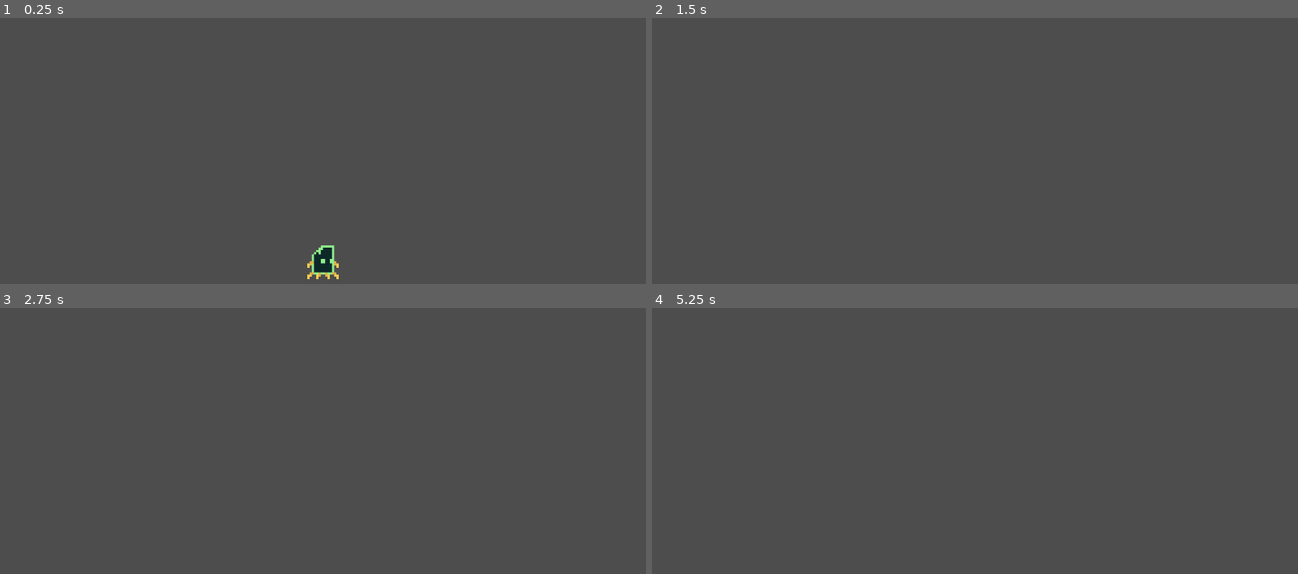
Above: before the commit, frames 1-4 (two rows, left to right).
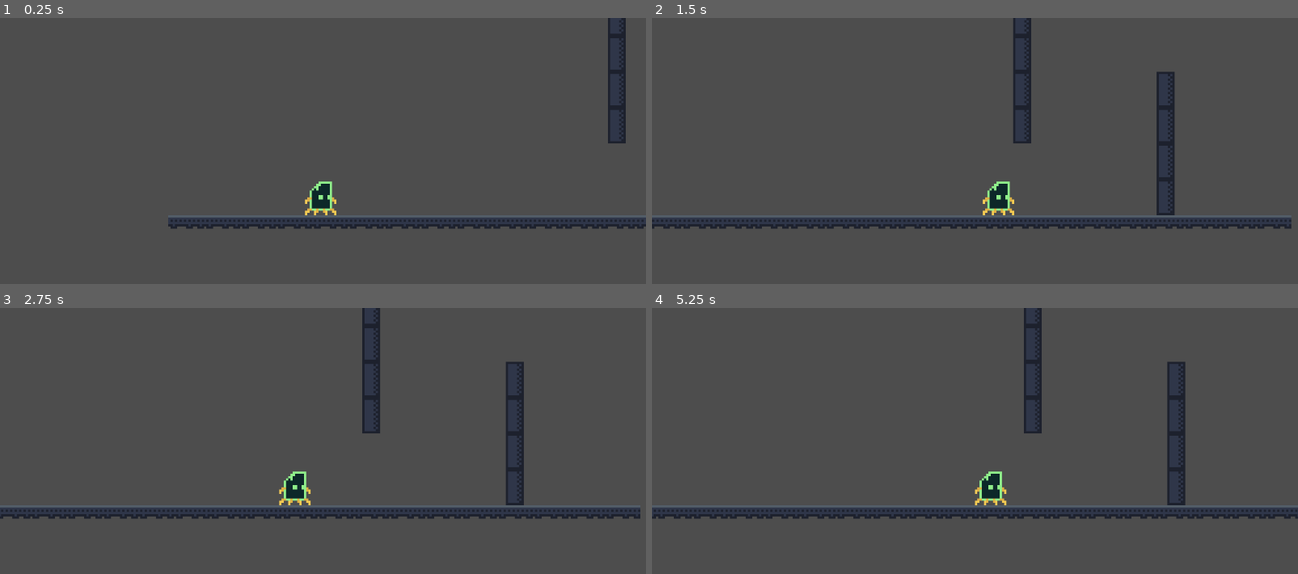
Above: after the commit, the same moments.

Repository: thenightness/Re-Boot
Game: Godot game, scene res://scenes/game.tscn
Two runs of this game, one before a commit and one after it. Both use one fixed random seed, a clock stepped at 60 frames per second and the inputs below.
Inputs:
- Up to frame 1 (0.25 s): no input
- Up to frame 2 (1.5 s): tap Enter (ui_accept) at 0.5, 0.6, 0.77, 1.07, 1.35 s; hold Right (ui_right) from 0.53 s (still down)
- Up to frame 3 (2.75 s): tap Enter (ui_accept) at 1.52, 1.82, 2.1 s; release Right (ui_right) at 2.03 s; hold Left (ui_left) from 2.03 s (still down)
- Up to frame 4 (5.25 s): release Left (ui_left) at 2.78 s; hold Right (ui_right) 2.78-4.28 s; tap Enter (ui_accept) at 2.85, 3.02, 3.32, 3.6, 3.77, 4.07, 4.25, 4.35, 4.52, 4.82, 5.1 s; hold Left (ui_left) 4.28-5.03 s; hold Right (ui_right) from 5.03 s (still down)

The runs differ from the first frame. In frame 1, 5.5% of the frame differs, in the area x 26-100%, y 0-99%; in frame 2, 7.6%; in frame 3, 7.6%; in frame 4, 7.7%, in the area x 0-100%, y 0-80%.

Commit message:
added wall_jump

Diff:
--- a/project.godot
+++ b/project.godot
@@ -15,9 +15,38 @@
 config/features=PackedStringArray("4.6", "GL Compatibility")
 config/icon="res://icon.svg"
 
+[input]
+
+ui_left={
+"deadzone": 0.5,
+"events": [Object(InputEventKey,"resource_local_to_scene":false,"resource_name":"","device":0,"window_id":0,"alt_pressed":false,"shift_pressed":false,"ctrl_pressed":false,"meta_pressed":false,"pressed":false,"keycode":4194319,"physical_keycode":0,"key_label":0,"unicode":0,"location":0,"echo":false,"script":null)
+, Object(InputEventJoypadButton,"resource_local_to_scene":false,"resource_name":"","device":-1,"button_index":13,"pressure":0.0,"pressed":false,"script":null)
+, Object(InputEventJoypadMotion,"resource_local_to_scene":false,"resource_name":"","device":-1,"axis":0,"axis_value":-1.0,"script":null)
+, Object(InputEventKey,"resource_local_to_scene":false,"resource_name":"","device":-1,"window_id":0,"alt_pressed":false,"shift_pressed":false,"ctrl_pressed":false,"meta_pressed":false,"pressed":false,"keycode":0,"physical_keycode":65,"key_label":0,"unicode":97,"location":0,"echo":false,"script":null)
+]
+}
+ui_right={
+"deadzone": 0.5,
+"events": [Object(InputEventKey,"resource_local_to_scene":false,"resource_name":"","device":0,"window_id":0,"alt_pressed":false,"shift_pressed":false,"ctrl_pressed":false,"meta_pressed":false,"pressed":false,"keycode":4194321,"physical_keycode":0,"key_label":0,"unicode":0,"location":0,"echo":false,"script":null)
+, Object(InputEventJoypadButton,"resource_local_to_scene":false,"resource_name":"","device":-1,"button_index":14,"pressure":0.0,"pressed":false,"script":null)
+, Object(InputEventJoypadMotion,"resource_local_to_scene":false,"resource_name":"","device":-1,"axis":0,"axis_value":1.0,"script":null)
+, Object(InputEventKey,"resource_local_to_scene":false,"resource_name":"","device":-1,"window_id":0,"alt_pressed":false,"shift_pressed":false,"ctrl_pressed":false,"meta_pressed":false,"pressed":false,"keycode":0,"physical_keycode":68,"key_label":0,"unicode":100,"location":0,"echo":false,"script":null)
+]
+}
+ui_up={
+"deadzone": 0.5,
+"events": [Object(InputEventKey,"resource_local_to_scene":false,"resource_name":"","device":0,"window_id":0,"alt_pressed":false,"shift_pressed":false,"ctrl_pressed":false,"meta_pressed":false,"pressed":false,"keycode":4194320,"physical_keycode":0,"key_label":0,"unicode":0,"location":0,"echo":false,"script":null)
+, Object(InputEventJoypadButton,"resource_local_to_scene":false,"resource_name":"","device":-1,"button_index":11,"pressure":0.0,"pressed":false,"script":null)
+, Object(InputEventJoypadMotion,"resource_local_to_scene":false,"resource_name":"","device":-1,"axis":1,"axis_value":-1.0,"script":null)
+, Object(InputEventKey,"resource_local_to_scene":false,"resource_name":"","device":-1,"window_id":0,"alt_pressed":false,"shift_pressed":false,"ctrl_pressed":false,"meta_pressed":false,"pressed":false,"keycode":0,"physical_keycode":87,"key_label":0,"unicode":119,"location":0,"echo":false,"script":null)
+, Object(InputEventKey,"resource_local_to_scene":false,"resource_name":"","device":-1,"window_id":0,"alt_pressed":false,"shift_pressed":false,"ctrl_pressed":false,"meta_pressed":false,"pressed":false,"keycode":0,"physical_keycode":32,"key_label":0,"unicode":32,"location":0,"echo":false,"script":null)
+]
+}
+
 [physics]
 
 3d/physics_engine="Jolt Physics"
+common/physics_interpolation=true
 
 [rendering]
 
--- a/scenes/game.tscn
+++ b/scenes/game.tscn
@@ -1,14 +1,442 @@
 [gd_scene format=3 uid="uid://clx33ufm8kd11"]
 
 [ext_resource type="PackedScene" uid="uid://dva32xow3m0le" path="res://scenes/player.tscn" id="1_uwrxv"]
+[ext_resource type="Texture2D" uid="uid://bumqay0hpaska" path="res://assets/sprites/factory.png" id="2_yqjtg"]
+
+[sub_resource type="TileSetAtlasSource" id="TileSetAtlasSource_lnu2h"]
+texture = ExtResource("2_yqjtg")
+0:0/0 = 0
+1:0/0 = 0
+2:0/0 = 0
+3:0/0 = 0
+4:0/0 = 0
+5:0/0 = 0
+6:0/0 = 0
+7:0/0 = 0
+8:0/0 = 0
+9:0/0 = 0
+10:0/0 = 0
+11:0/0 = 0
+12:0/0 = 0
+13:0/0 = 0
+14:0/0 = 0
+15:0/0 = 0
+16:0/0 = 0
+17:0/0 = 0
+18:0/0 = 0
+18:0/0/physics_layer_0/polygon_0/points = PackedVector2Array(8, -8, 8, -4, -8, -4, -8, -8)
+19:0/0 = 0
+20:0/0 = 0
+21:0/0 = 0
+22:0/0 = 0
+23:0/0 = 0
+24:0/0 = 0
+0:1/0 = 0
+1:1/0 = 0
+2:1/0 = 0
+3:1/0 = 0
+4:1/0 = 0
+5:1/0 = 0
+6:1/0 = 0
+7:1/0 = 0
+8:1/0 = 0
+9:1/0 = 0
+10:1/0 = 0
+11:1/0 = 0
+12:1/0 = 0
+13:1/0 = 0
+14:1/0 = 0
+15:1/0 = 0
+18:1/0 = 0
+18:1/0/physics_layer_0/polygon_0/points = PackedVector2Array(8, -8, 8, -4, -8, -4, -8, -8)
+19:1/0 = 0
+20:1/0 = 0
+20:1/0/physics_layer_0/polygon_0/points = PackedVector2Array(-8, -8, 8, -8, 8, -4, 4, -4, 4, 8, -4, 8, -4, -4, -8, -4)
+21:1/0 = 0
+22:1/0 = 0
+23:1/0 = 0
+24:1/0 = 0
+0:2/0 = 0
+1:2/0 = 0
+2:2/0 = 0
+3:2/0 = 0
+4:2/0 = 0
+8:2/0 = 0
+9:2/0 = 0
+10:2/0 = 0
+11:2/0 = 0
+12:2/0 = 0
+13:2/0 = 0
+14:2/0 = 0
+15:2/0 = 0
+15:2/0/physics_layer_0/polygon_0/points = PackedVector2Array(8, -8, 8, -4, -8, -4, -8, -8)
+16:2/0 = 0
+17:2/0 = 0
+18:2/0 = 0
+19:2/0 = 0
+20:2/0 = 0
+20:2/0/physics_layer_0/polygon_0/points = PackedVector2Array(-8, -8, 8, -8, 8, -4, 4, -4, 4, 8, -4, 8, -4, -4, -8, -4)
+21:2/0 = 0
+22:2/0 = 0
+23:2/0 = 0
+24:2/0 = 0
+25:2/0 = 0
+0:3/0 = 0
+1:3/0 = 0
+2:3/0 = 0
+3:3/0 = 0
+4:3/0 = 0
+8:3/0 = 0
+9:3/0 = 0
+10:3/0 = 0
+11:3/0 = 0
+12:3/0 = 0
+13:3/0 = 0
+14:3/0 = 0
+15:3/0 = 0
+15:3/0/physics_layer_0/polygon_0/points = PackedVector2Array(8, -8, 8, -4, -8, -4, -8, -8)
+16:3/0 = 0
+17:3/0 = 0
+18:3/0 = 0
+19:3/0 = 0
+20:3/0 = 0
+20:3/0/physics_layer_0/polygon_0/points = PackedVector2Array(4, -8, 4, 8, -4, 8, -4, -8)
+21:3/0 = 0
+22:3/0 = 0
+23:3/0 = 0
+24:3/0 = 0
+25:3/0 = 0
+0:4/0 = 0
+2:4/0 = 0
+3:4/0 = 0
+4:4/0 = 0
+8:4/0 = 0
+9:4/0 = 0
+10:4/0 = 0
+11:4/0 = 0
+12:4/0 = 0
+13:4/0 = 0
+14:4/0 = 0
+15:4/0 = 0
+16:4/0 = 0
+17:4/0 = 0
+18:4/0 = 0
+19:4/0 = 0
+20:4/0 = 0
+21:4/0 = 0
+22:4/0 = 0
+24:4/0 = 0
+25:4/0 = 0
+0:5/0 = 0
+1:5/0 = 0
+2:5/0 = 0
+8:5/0 = 0
+9:5/0 = 0
+10:5/0 = 0
+12:5/0 = 0
+13:5/0 = 0
+14:5/0 = 0
+15:5/0 = 0
+16:5/0 = 0
+17:5/0 = 0
+18:5/0 = 0
+21:5/0 = 0
+22:5/0 = 0
+0:6/0 = 0
+1:6/0 = 0
+2:6/0 = 0
+3:6/0 = 0
+4:6/0 = 0
+5:6/0 = 0
+6:6/0 = 0
+7:6/0 = 0
+8:6/0 = 0
+9:6/0 = 0
+10:6/0 = 0
+11:6/0 = 0
+12:6/0 = 0
+13:6/0 = 0
+14:6/0 = 0
+16:6/0 = 0
+17:6/0 = 0
+18:6/0 = 0
+21:6/0 = 0
+22:6/0 = 0
+0:7/0 = 0
+1:7/0 = 0
+2:7/0 = 0
+3:7/0 = 0
+4:7/0 = 0
+5:7/0 = 0
+6:7/0 = 0
+7:7/0 = 0
+8:7/0 = 0
+9:7/0 = 0
+10:7/0 = 0
+11:7/0 = 0
+12:7/0 = 0
+13:7/0 = 0
+14:7/0 = 0
+15:7/0 = 0
+16:7/0 = 0
+17:7/0 = 0
+18:7/0 = 0
+19:7/0 = 0
+20:7/0 = 0
+21:7/0 = 0
+22:7/0 = 0
+0:8/0 = 0
+1:8/0 = 0
+2:8/0 = 0
+3:8/0 = 0
+4:8/0 = 0
+5:8/0 = 0
+6:8/0 = 0
+7:8/0 = 0
+8:8/0 = 0
+9:8/0 = 0
+11:8/0 = 0
+12:8/0 = 0
+13:8/0 = 0
+14:8/0 = 0
+15:8/0 = 0
+16:8/0 = 0
+17:8/0 = 0
+18:8/0 = 0
+19:8/0 = 0
+20:8/0 = 0
+21:8/0 = 0
+22:8/0 = 0
+0:9/0 = 0
+1:9/0 = 0
+2:9/0 = 0
+3:9/0 = 0
+4:9/0 = 0
+5:9/0 = 0
+6:9/0 = 0
+7:9/0 = 0
+8:9/0 = 0
+9:9/0 = 0
+10:9/0 = 0
+11:9/0 = 0
+12:9/0 = 0
+13:9/0 = 0
+14:9/0 = 0
+15:9/0 = 0
+16:9/0 = 0
+21:9/0 = 0
+22:9/0 = 0
+23:9/0 = 0
+24:9/0 = 0
+25:9/0 = 0
+26:9/0 = 0
+27:9/0 = 0
+28:9/0 = 0
+0:10/0 = 0
+1:10/0 = 0
+2:10/0 = 0
+3:10/0 = 0
+4:10/0 = 0
+5:10/0 = 0
+6:10/0 = 0
+7:10/0 = 0
+8:10/0 = 0
+9:10/0 = 0
+11:10/0 = 0
+12:10/0 = 0
+13:10/0 = 0
+14:10/0 = 0
+15:10/0 = 0
+16:10/0 = 0
+18:10/0 = 0
+19:10/0 = 0
+20:10/0 = 0
+21:10/0 = 0
+22:10/0 = 0
+0:11/0 = 0
+1:11/0 = 0
+2:11/0 = 0
+3:11/0 = 0
+4:11/0 = 0
+5:11/0 = 0
+6:11/0 = 0
+7:11/0 = 0
+8:11/0 = 0
+9:11/0 = 0
+11:11/0 = 0
+12:11/0 = 0
+13:11/0 = 0
+14:11/0 = 0
+15:11/0 = 0
+16:11/0 = 0
+17:11/0 = 0
+18:11/0 = 0
+19:11/0 = 0
+20:11/0 = 0
+0:12/0 = 0
+1:12/0 = 0
+2:12/0 = 0
+3:12/0 = 0
+4:12/0 = 0
+5:12/0 = 0
+6:12/0 = 0
+7:12/0 = 0
+8:12/0 = 0
+9:12/0 = 0
+11:12/0 = 0
+12:12/0 = 0
+13:12/0 = 0
+14:12/0 = 0
+16:12/0 = 0
+17:12/0 = 0
+18:12/0 = 0
+19:12/0 = 0
+20:12/0 = 0
+1:13/0 = 0
+2:13/0 = 0
+4:13/0 = 0
+5:13/0 = 0
+6:13/0 = 0
+7:13/0 = 0
+8:13/0 = 0
+9:13/0 = 0
+10:13/0 = 0
+11:13/0 = 0
+0:14/0 = 0
+1:14/0 = 0
+4:14/0 = 0
+5:14/0 = 0
+6:14/0 = 0
+7:14/0 = 0
+8:14/0 = 0
+9:14/0 = 0
+10:14/0 = 0
+11:14/0 = 0
+0:15/0 = 0
+1:15/0 = 0
+4:15/0 = 0
+5:15/0 = 0
+6:15/0 = 0
+7:15/0 = 0
+0:16/0 = 0
+1:16/0 = 0
+2:16/0 = 0
+3:16/0 = 0
+4:16/0 = 0
+5:16/0 = 0
+6:16/0 = 0
+7:16/0 = 0
+8:16/0 = 0
+9:16/0 = 0
+10:16/0 = 0
+11:16/0 = 0
+12:16/0 = 0
+13:16/0 = 0
+14:16/0 = 0
+15:16/0 = 0
+0:17/0 = 0
+1:17/0 = 0
+2:17/0 = 0
+3:17/0 = 0
+4:17/0 = 0
+5:17/0 = 0
+6:17/0 = 0
+7:17/0 = 0
+14:17/0 = 0
+15:17/0 = 0
+0:18/0 = 0
+1:18/0 = 0
+2:18/0 = 0
+3:18/0 = 0
+4:18/0 = 0
+5:18/0 = 0
+6:18/0 = 0
+7:18/0 = 0
+8:18/0 = 0
+9:18/0 = 0
+11:18/0 = 0
+0:19/0 = 0
+1:19/0 = 0
+2:19/0 = 0
+3:19/0 = 0
+0:20/0 = 0
+1:20/0 = 0
+2:20/0 = 0
+3:20/0 = 0
+4:20/0 = 0
+5:20/0 = 0
+6:20/0 = 0
+7:20/0 = 0
+8:20/0 = 0
+9:20/0 = 0
+10:20/0 = 0
+11:20/0 = 0
+0:21/0 = 0
+1:21/0 = 0
+2:21/0 = 0
+3:21/0 = 0
+0:22/0 = 0
+1:22/0 = 0
+2:22/0 = 0
+4:22/0 = 0
+5:22/0 = 0
+6:22/0 = 0
+7:22/0 = 0
+8:22/0 = 0
+9:22/0 = 0
+10:22/0 = 0
+11:22/0 = 0
+0:23/0 = 0
+1:23/0 = 0
+2:23/0 = 0
+3:23/0 = 0
+4:23/0 = 0
+5:23/0 = 0
+7:23/0 = 0
+8:23/0 = 0
+9:23/0 = 0
+10:23/0 = 0
+11:23/0 = 0
+12:23/0 = 0
+0:24/0 = 0
+1:24/0 = 0
+2:24/0 = 0
+3:24/0 = 0
+4:24/0 = 0
+5:24/0 = 0
+0:25/0 = 0
+1:25/0 = 0
+2:25/0 = 0
+3:25/0 = 0
+0:26/0 = 0
+1:26/0 = 0
+2:26/0 = 0
+3:26/0 = 0
+4:26/0 = 0
+5:26/0 = 0
+6:26/0 = 0
+0:27/0 = 0
+1:27/0 = 0
+2:27/0 = 0
+3:27/0 = 0
+
+[sub_resource type="TileSet" id="TileSet_lbhrr"]
+physics_layer_0/collision_layer = 1
+sources/0 = SubResource("TileSetAtlasSource_lnu2h")
 
 [node name="Game" type="Node2D" unique_id=245446316]
 
+[node name="TileMap" type="TileMap" parent="." unique_id=1141869427]
+tile_set = SubResource("TileSet_lbhrr")
+format = 2
+layer_0/tile_data = PackedInt32Array(65532, 1179648, 0, 65533, 1179648, 0, 65535, 1179648, 0, 65534, 1179648, 0, 0, 1179648, 0, 1, 1179648, 0, 2, 1179648, 0, 3, 1179648, 0, 6, 1179648, 0, 7, 1179648, 0, 8, 1179648, 0, 9, 1179648, 0, -65524, 1310720, 3, -131060, 1310720, 3, -196596, 1310720, 3, -262132, 1310720, 3, -196600, 1310720, 3, -262136, 1310720, 3, -327672, 1310720, 3, -393208, 1310720, 3, 4, 1179648, 0, 5, 1179648, 0, 10, 1179648, 0, 11, 1179648, 0, 12, 1179648, 0, 13, 1179648, 0, 15, 1179648, 0, 14, 1179648, 0)
+
 [node name="Player" parent="." unique_id=1930998785 instance=ExtResource("1_uwrxv")]
-
-[node name="Camera2D" type="Camera2D" parent="." unique_id=2087582182]
-position = Vector2(0, -7)
+position = Vector2(4, 0)
+
+[node name="Camera2D" type="Camera2D" parent="Player" unique_id=2087582182]
+position = Vector2(1, -7)
 zoom = Vector2(4, 4)
-
-[node name="TileMap" type="TileMap" parent="." unique_id=1141869427]
-format = 2
+process_callback = 0
+limit_enabled = false
+position_smoothing_enabled = true
--- a/scripts/player.gd
+++ b/scripts/player.gd
@@ -1,25 +1,46 @@
 extends CharacterBody2D
 
 
-const SPEED = 130.0
-const JUMP_VELOCITY = -300.0
+const movementSpeed = 130.0
+const jump_velocity = -300.0
+const wall_jump_push = 300.0
 
 
 func _physics_process(delta: float) -> void:
-	# Add the gravity.
+	var wall_normal = get_wall_normal()
+	var input_direction := Input.get_axis("ui_left", "ui_right")
+	# 1. Standard-Schwerkraft anwenden, wenn man nicht am Boden ist
 	if not is_on_floor():
-		velocity += get_gravity() * delta
+		# 2. Wall-Hang
+		# Prüfen: Berühren wir eine Wand, sind in der Luft und halten "Jump"?
+		if is_on_wall() and Input.is_action_pressed("ui_up"):
+			# Fallen wird gestoppt
+			if velocity.y > 0:
+				velocity.y = 0
+			else:
+				velocity.y += 40
+			# Prüfen, ob wir die Richtung weg von der Wand drücken
+			# wall_normal.x ist 1 (Wand links) oder -1 (Wand rechts)
+			if (wall_normal.x > 0 and input_direction > 0) or (wall_normal.x < 0 and input_direction < 0):
+				# Wir geben dem Spieler einen Kick in beide Achsen
+				velocity.x = wall_normal.x * wall_jump_push
+				velocity.y = jump_velocity
+
+			#! Optional: Hier eine "Hang"-Animation abspielen
+
+		else:
+			velocity += get_gravity() * delta
 
 	# Handle jump.
-	if Input.is_action_just_pressed("ui_accept") and is_on_floor():
-		velocity.y = JUMP_VELOCITY
+	if Input.is_action_pressed("ui_up") and is_on_floor():
+		velocity.y = jump_velocity
 
-	# Get the input direction and handle the movement/deceleration.
+	# Get the input input_direction and handle the movement/deceleration.
 	# As good practice, you should replace UI actions with custom gameplay actions.
-	var direction := Input.get_axis("ui_left", "ui_right")
-	if direction:
-		velocity.x = direction * SPEED
+
+	if input_direction:
+		velocity.x = input_direction * movementSpeed
 	else:
-		velocity.x = move_toward(velocity.x, 0, SPEED)
+		velocity.x = move_toward(velocity.x, 0, movementSpeed)
 
 	move_and_slide()
Binary file added: assets/sprites/factory.png
Not shown, added: assets/sprites/factory.png.import
Not shown, removed: READ.ME
Not shown, added: README.md
Not shown, added: sources
